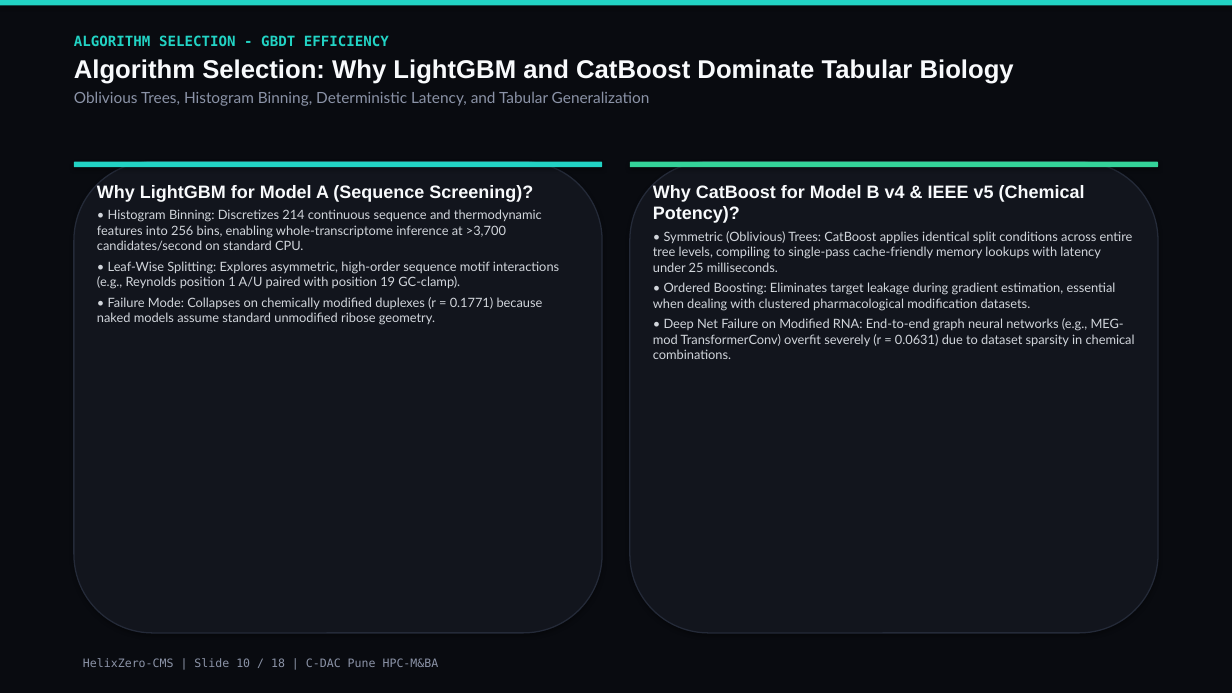
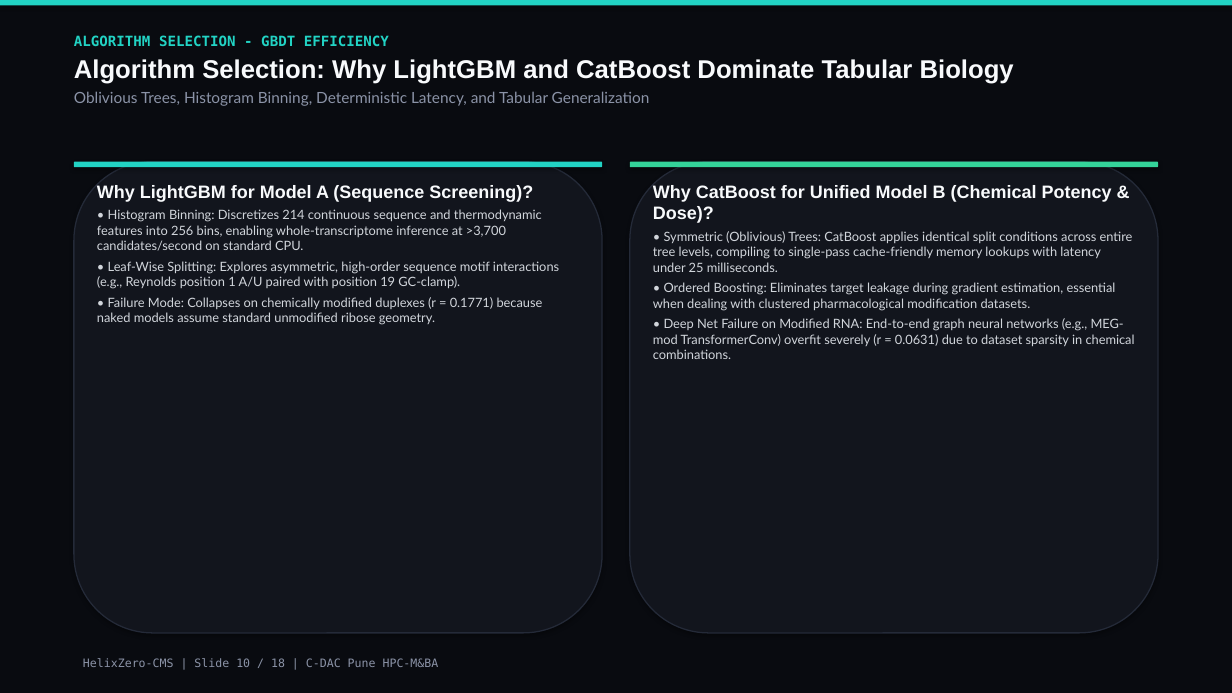
Before and after one commit to nitinjadhav888/Helixzerocms-CDAC, a slide deck: slide 10 of Paper/HelixZero_Software_Presentation.pptx. Drawn at 1232x693 pixels with LibreOffice and Linux fonts; fonts in the diff are those of the drawing. Boxes give left, top, right and bottom in pixels: in the first picture for what was removed or moved away, otherwise in the second. Text is boxed around its words. In the diff, an @@ line names an element or a change of style, - is before the commit and + after.

Commit message:
feat(unified-model): deploy retrained dose-aware CatBoost, update UI dropdowns, verified benchmarks and presentation suite

```diff
--- a/Paper/HelixZero_Software_Presentation.pptx
+++ b/Paper/HelixZero_Software_Presentation.pptx
@@ text at (653,184,1112,223): text changed @@
-Why CatBoost for Model B v4 & IEEE v5 (Chemical Potency)?
+Why CatBoost for Unified Model B (Chemical Potency & Dose)?
```
Also in this commit, not shown: 9 other slides changed, 41 other files.
